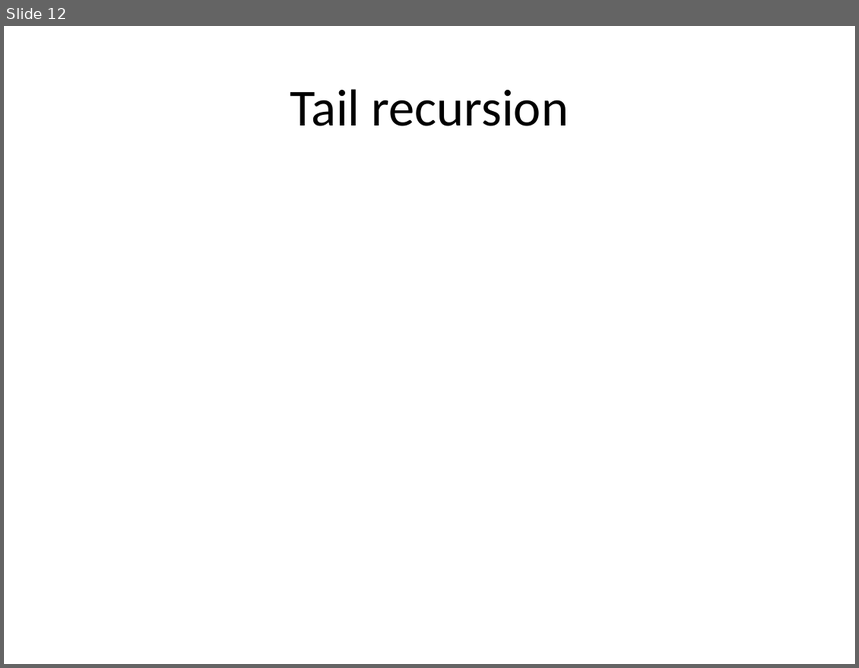
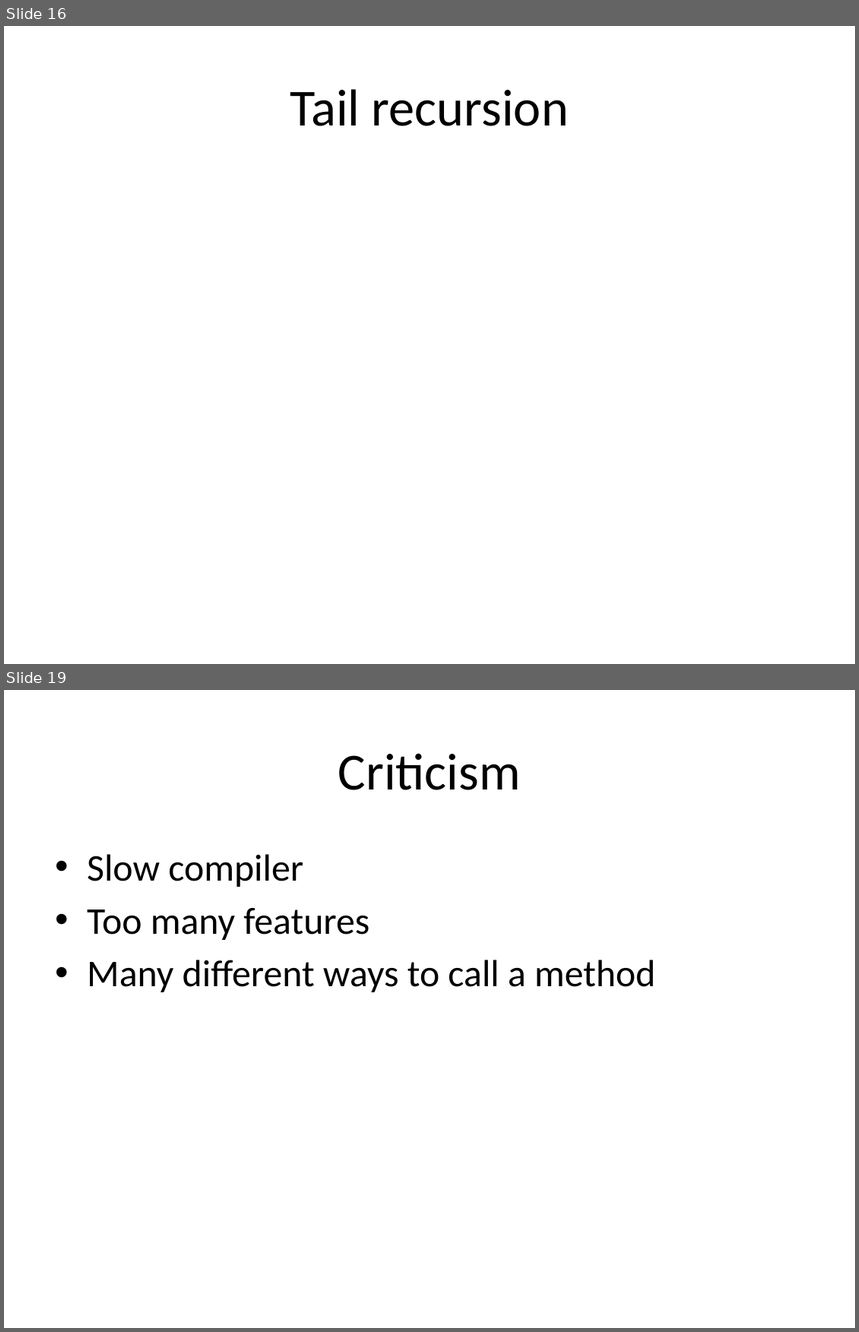
Before and after one commit to todkar/Away_Day, a slide deck: Scala_Away_Day.pptx. Shown one above the other, each under a label of ours: slide 12 before the commit, slides 16 and 19 after it; the slides between them are not shown. The pictures are 859x668 and 859x1332 pixels, drawn with LibreOffice and Linux fonts; fonts in the diff are those of the drawing. Boxes give left, top, right and bottom in pixels: in the first picture for what was removed or moved away, otherwise in the second. Text is boxed around its words. In the diff, an @@ line names an element or a change of style, - is before the commit and + after.

```diff
--- a/Scala_Away_Day.pptx
+++ b/Scala_Away_Day.pptx
@@ slide 19 added at box(4, 690, 855, 1328), background #FFFFFF @@
@@ title added at box(338, 753, 521, 790), 44 pt, text #000000 @@
+Criticism
@@ text added at box(87, 854, 655, 992), 32 pt, text #000000 @@
+• Slow compiler
+• Too many features
+• Many different ways to call a method
@@ what was slide 12 is now slide 16 @@
```
Also in this commit, not shown: 8 other slides added, 1 slide removed, 8 other files.
